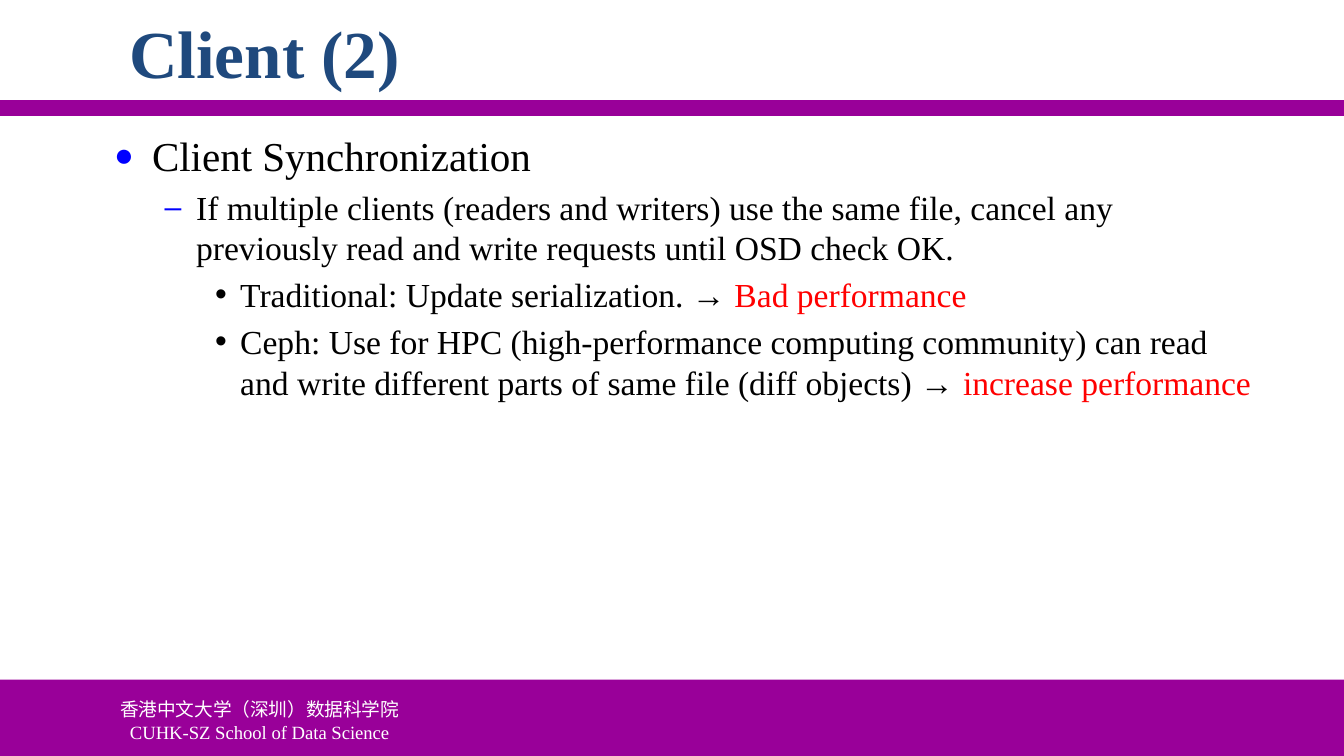
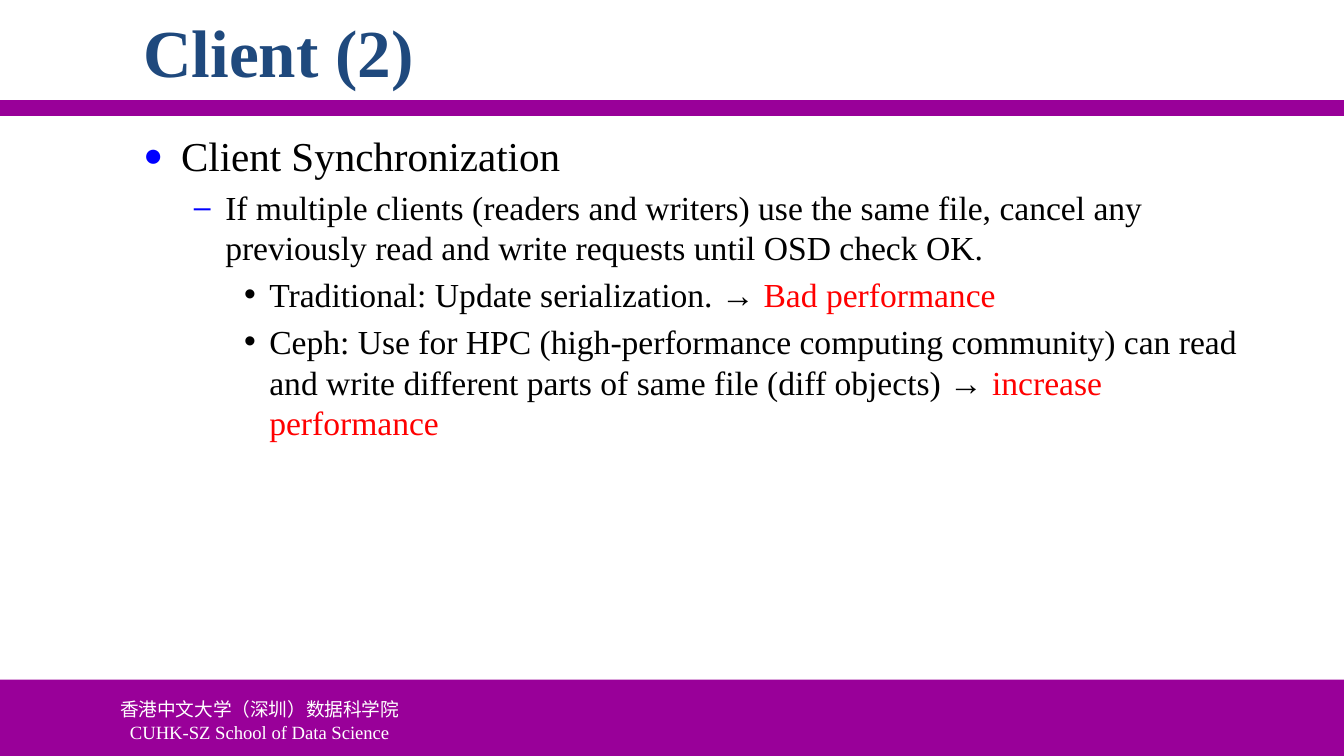
Before and after one commit to ychung1103/ychung1103.github.io, a slide deck: slide 100 of Slides/CSC6103/VT-05 Storage Virtualization.pptx. Drawn at 1344x756 pixels with LibreOffice and Linux fonts; fonts in the diff are those of the drawing; background and template pictures are left out. Boxes give left, top, right and bottom in pixels: in the first picture for what was removed or moved away, otherwise in the second. Text is boxed around its words. In the diff, an @@ line names an element or a change of style, - is before the commit and + after.

```diff
--- a/Slides/CSC6103/VT-05 Storage Virtualization.pptx
+++ b/Slides/CSC6103/VT-05 Storage Virtualization.pptx
@@ title "Client (2)": place and size @@
-title "Client (2)" at bbox=[129, 31, 399, 91]
+title "Client (2)" at bbox=[143, 30, 413, 89]
@@ text "Client Synchronization" rewrapped from bbox=[152, 142, 1251, 401] to bbox=[181, 142, 1237, 441] @@
```
Also in this commit, not shown: 97 other slides changed, 1 other file.
